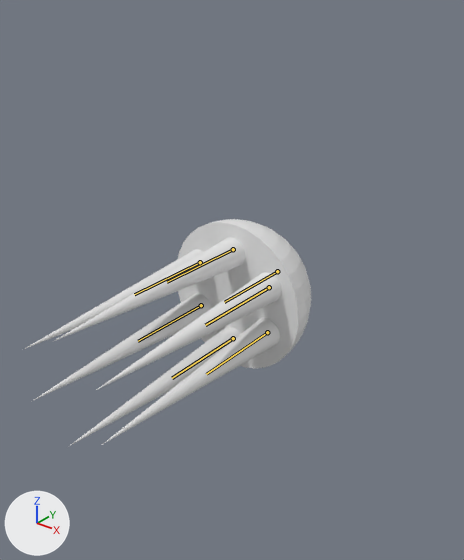
The glTF model glb_imports/ClarityJellyfish.glb as it was, and as the next commit left it.
Before and after are seen from a 50 mm camera at (4.57, -5.74, 3.8) aimed at (0.28, -0.36, 0.47). Lighting does not change. The marker at lower left points along +X, +Y and +Z. The older version comes first. The bones that bend it are drawn over the model as lines.
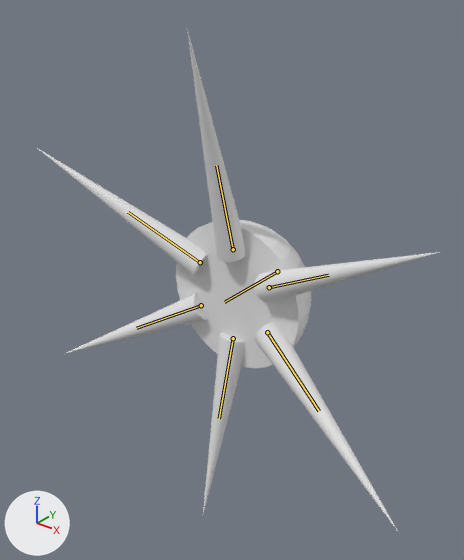
The newer file adds an action. The first version stands in its rest pose; the second is drawn at frame 101 of the action 'Shoot'.

What differs and where, as boxes (x1, y1, x2, y2) in the pictures (464 x 560 px):
'Cube.001', posed (69% narrower, 123% taller)
    before: (55, 237, 245, 341)
    after: (187, 29, 245, 262)
'Cube.003', posed (19% narrower, 65% taller)
    before: (103, 318, 280, 444)
    after: (254, 322, 398, 531)
'Cube.002', posed (56% shorter)
    before: (96, 272, 282, 390)
    after: (254, 252, 441, 303)
'Cube.004', posed (76% narrower, 49% taller)
    before: (68, 326, 241, 447)
    after: (203, 333, 244, 514)
'Cube.006', posed (28% taller)
    before: (25, 249, 203, 349)
    after: (37, 148, 206, 276)
'Cube.005', posed (19% narrower, 43% shorter)
    before: (34, 293, 211, 400)
    after: (65, 293, 208, 354)
bone 'Bone', root to tip
    before: (233, 249) to (167, 282)
    after: (233, 249) to (216, 165)
bone 'Bone.001', root to tip
    before: (269, 287) to (205, 325)
    after: (269, 287) to (328, 275)
bone 'Bone.002', root to tip
    before: (267, 332) to (206, 374)
    after: (267, 332) to (319, 411)
bone 'Bone.003', root to tip
    before: (233, 338) to (172, 378)
    after: (233, 338) to (219, 418)
bone 'Bone.004', root to tip
    before: (200, 262) to (134, 294)
    after: (200, 262) to (128, 212)
bone 'Bone.005', root to tip
    before: (201, 305) to (138, 341)
    after: (201, 305) to (136, 328)

What changed in the scene script:
```text
Change bone_bone:
    where bone_bone = bpy.data.objects['Armature'].pose.bones['Bone']  # child of 'Bone.006'
    bone_bone.rotation_quaternion: (1.0, 0.0, 0.0, 0.0) -> (0.793, -0.609, 0.0, 0.0)  # degrees (0, 0, 0) -> degrees (-75, 0, 0)
Change bone_bone_001:
    where bone_bone_001 = bpy.data.objects['Armature'].pose.bones['Bone.001']  # child of 'Bone.006'
    bone_bone_001.rotation_quaternion: (1.0, 0.0, 0.0, 0.0) -> (0.793, -0.304, 0.0, -0.527)  # degrees (0, 0, 0) -> degrees (-31, -19, -62)
Change bone_bone_002:
    where bone_bone_002 = bpy.data.objects['Armature'].pose.bones['Bone.002']  # child of 'Bone.006'
    bone_bone_002.rotation_quaternion: (1.0, 0.0, 0.0, 0.0) -> (0.793, 0.304, 0.0, -0.527)  # degrees (0, 0, 0) -> degrees (31, 19, -62)
Change bone_bone_003:
    where bone_bone_003 = bpy.data.objects['Armature'].pose.bones['Bone.003']  # child of 'Bone.006'
    bone_bone_003.rotation_quaternion: (1.0, 0.0, 0.0, 0.0) -> (0.793, 0.609, 0.0, 0.0)  # degrees (0, 0, 0) -> degrees (75, 0, 0)
Change bone_bone_004:
    where bone_bone_004 = bpy.data.objects['Armature'].pose.bones['Bone.004']  # child of 'Bone.006'
    bone_bone_004.rotation_quaternion: (1.0, 0.0, 0.0, 0.0) -> (0.793, -0.304, 0.0, 0.527)  # degrees (0, 0, 0) -> degrees (-31, 19, 62)
Change bone_bone_005:
    where bone_bone_005 = bpy.data.objects['Armature'].pose.bones['Bone.005']  # child of 'Bone.006'
    bone_bone_005.rotation_quaternion: (1.0, 0.0, 0.0, 0.0) -> (0.793, 0.304, 0.0, 0.527)  # degrees (0, 0, 0) -> degrees (31, -19, 62)
```
